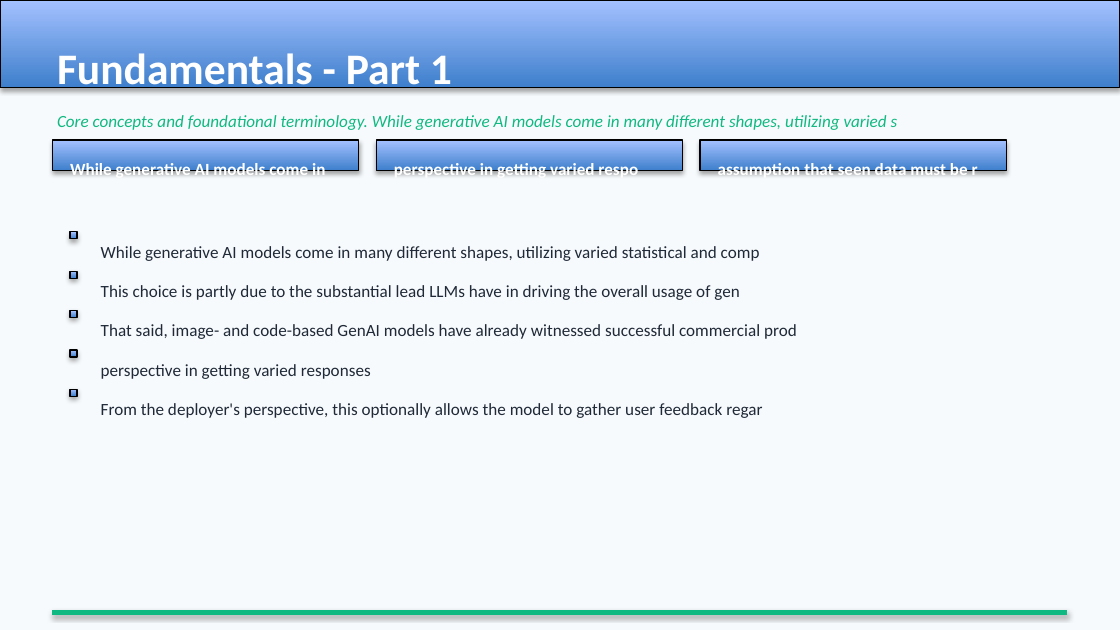
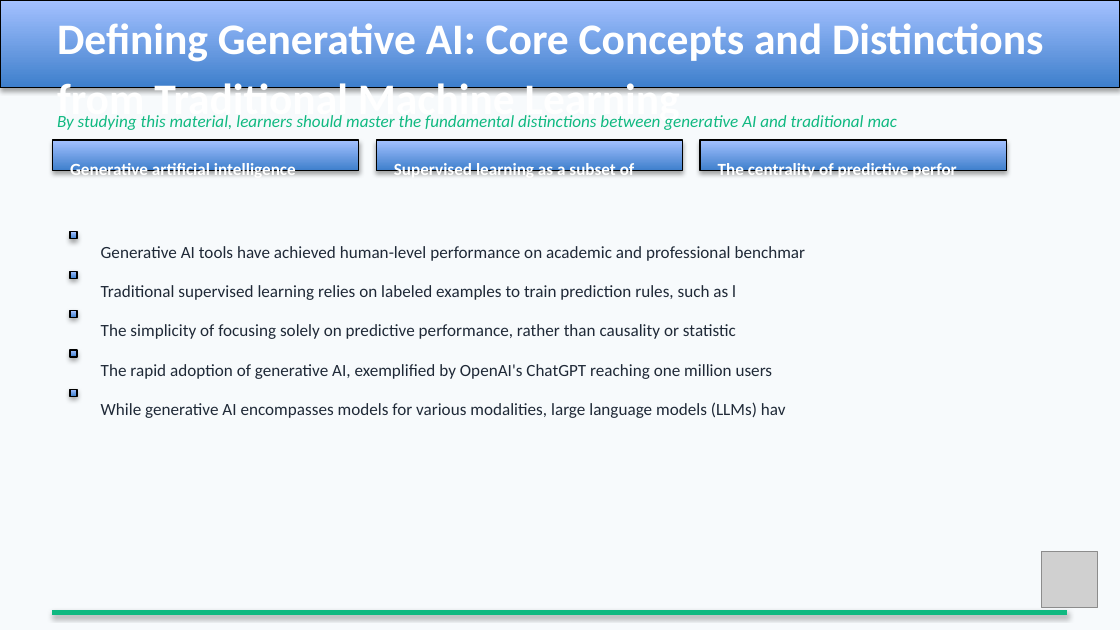
Before and after one commit to MahmoudAlyosify/Automated-Multimodal-Agent-PDF-to-Narrated-PowerPoint, a slide deck: slide 2 of Agentic Systems/6- PPTX Builder Agent/lecture.pptx. Drawn at 1120x630 pixels with LibreOffice and Linux fonts; fonts in the diff are those of the drawing; grey boxes stand for pictures. Boxes give left, top, right and bottom in pixels: in the first picture for what was removed or moved away, otherwise in the second. Text is boxed around its words. In the diff, an @@ line names an element or a change of style, - is before the commit and + after.

```diff
--- a/Agentic Systems/6- PPTX Builder Agent/lecture.pptx
+++ b/Agentic Systems/6- PPTX Builder Agent/lecture.pptx
@@ text at [57, 23, 1043, 125]: text changed @@
-Fundamentals - Part 1
+Defining Generative AI: Core Concepts and Distinctions from Traditional Machine Learning
@@ text at [57, 115, 897, 130]: text changed @@
-Core concepts and foundational terminology. While generative AI models come in many different shapes, utilizing varied s
+By studying this material, learners should master the fundamental distinctions between generative AI and traditional mac
@@ text at [70, 161, 296, 180]: text changed @@
-While generative AI models come in
+Generative artificial intelligence
@@ text at [394, 161, 635, 180]: text changed @@
-perspective in getting varied respo
+Supervised learning as a subset of
@@ text at [718, 161, 956, 180]: text changed @@
-assumption that seen data must be r
+The centrality of predictive perfor
@@ text at [101, 246, 806, 261]: text changed @@
-While generative AI models come in many different shapes, utilizing varied statistical and comp
+Generative AI tools have achieved human-level performance on academic and professional benchmar
@@ text at [101, 285, 736, 300]: text changed @@
-This choice is partly due to the substantial lead LLMs have in driving the overall usage of gen
+Traditional supervised learning relies on labeled examples to train prediction rules, such as l
@@ text at [101, 324, 736, 339]: text changed @@
-That said, image- and code-based GenAI models have already witnessed successful commercial prod
+The simplicity of focusing solely on predictive performance, rather than causality or statistic
@@ text at [101, 364, 773, 379]: text changed @@
-perspective in getting varied responses
+The rapid adoption of generative AI, exemplified by OpenAI's ChatGPT reaching one million users
@@ text at [101, 402, 786, 418]: text changed @@
-From the deployer's perspective, this optionally allows the model to gather user feedback regar
+While generative AI encompasses models for various modalities, large language models (LLMs) hav
@@ picture added at [1042, 551, 1098, 607] @@
```
Also in this commit, not shown: 7 other slides changed, 5 slides added, 5 slides removed, 14 other files.
